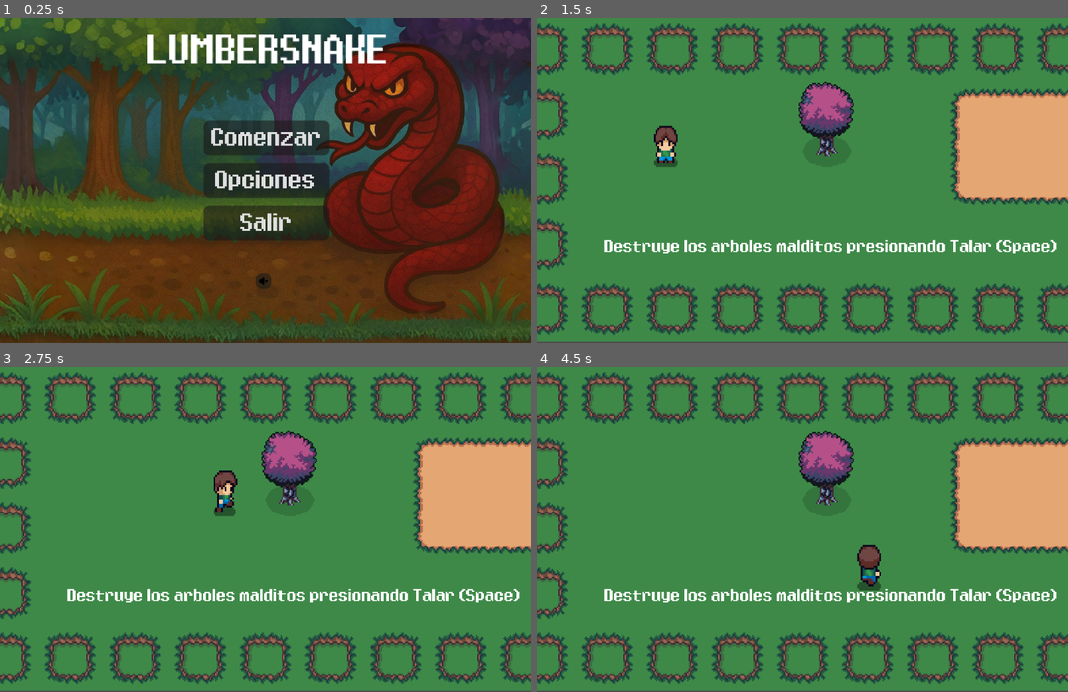
Above: before the commit, frames 1-4 (two rows, left to right).
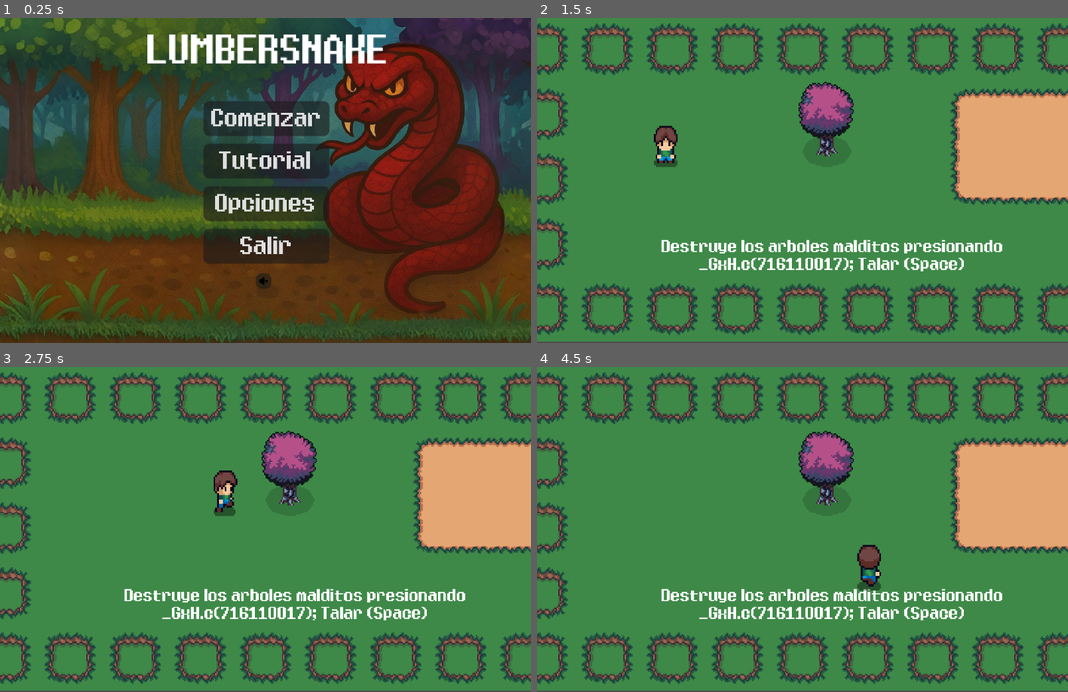
Above: after the commit, the same moments.

Repository: tomas2305/lumbersnake
Game: Godot game, scene res://menus/menu.tscn
Same seed, same stepped clock (60 frames per second), same inputs: the game is played once before the commit and once after it.
Inputs (mouse positions are in pixels of both pictures, inside the frame that each line leads up to):
- Up to frame 1 (0.25 s): no input
- Up to frame 2 (1.5 s): click (802, 161) at 0.5 s, where only the run after the commit has a clickable "Tutorial"; click (802, 138) at 1.25 s, where only the run before the commit has a clickable "Comenzar"
- Up to frame 3 (2.75 s): tap Enter at 2 s; move the mouse to (382, 513) at 2.02 s; hold Right (right) from 2.03 s (still down); hold Space (hit) from 2.03 s (still down); click (382, 513) at 2.17 s
- Up to frame 4 (4.5 s): move the mouse to (696, 545) at 2.77 s; release Right (right) at 2.78 s; release Space (hit) at 2.78 s; hold Down (down) 2.78-3.53 s; tap Space (hit) at 2.85, 4.35 s; move the mouse to (855, 458) at 3.52 s; hold Right (right) 3.53-4.28 s; hold Space (hit) 3.53-4.28 s; move the mouse to (775, 594) at 4.27 s; hold Up (up) from 4.28 s (still down); click (775, 594) at 4.42 s

The runs differ from the first frame. In frame 1, 7.1% of the frame differs, in the area x 38-62%, y 25-76%; in frame 2, 2.5%; in frame 3, 2.5%; in frame 4, 2.5%.

Commit message:
general fixes

Diff:
--- a/enemy/enemy.tscn
+++ b/enemy/enemy.tscn
@@ -44,7 +44,6 @@
 [node name="NavigationAgent2D" type="NavigationAgent2D" parent="."]
 path_postprocessing = 1
 simplify_epsilon = 10.0
-debug_enabled = true
 
 [node name="Timer" type="Timer" parent="."]
 wait_time = 0.1
--- a/game.tscn
+++ b/game.tscn
@@ -481,8 +481,8 @@
 anchor_bottom = 0.5
 offset_left = -5.0
 offset_top = -14.0
-offset_right = 242.0
-offset_bottom = 84.0
+offset_right = 241.0
+offset_bottom = 86.0
 grow_horizontal = 2
 grow_vertical = 2
 alignment = 1
--- a/menus/control.gd
+++ b/menus/control.gd
@@ -28,3 +28,8 @@
 		$StopMusic/Sprite2D.texture = load("res://assets/volume-up.png")
 	else:
 		$StopMusic/Sprite2D.texture = load("res://assets/mute.png")
+
+
+func _on_tutorial_pressed() -> void:
+	Global.first_run = false
+	get_tree().change_scene_to_file("res://tutorial.tscn")
--- a/menus/game_over.gd
+++ b/menus/game_over.gd
@@ -11,6 +11,10 @@
 		Music.reproducir_musica(loose_music)
 
 
+func _unhandled_input(event: InputEvent) -> void:
+	if event.is_action_pressed("hit"):
+		get_tree().change_scene_to_file("res://game.tscn")
+		Global.reset()
 
 # Called every frame. 'delta' is the elapsed time since the previous frame.
 func _process(delta: float) -> void:
--- a/menus/menu.tscn
+++ b/menus/menu.tscn
@@ -50,6 +50,12 @@
 theme_override_font_sizes/font_size = 10
 text = "Comenzar"
 
+[node name="Tutorial" type="Button" parent="MarginContainer/VBoxContainer"]
+layout_mode = 2
+theme_override_fonts/font = ExtResource("2_y8e4h")
+theme_override_font_sizes/font_size = 10
+text = "Tutorial"
+
 [node name="Options" type="Button" parent="MarginContainer/VBoxContainer"]
 layout_mode = 2
 theme_override_fonts/font = ExtResource("2_y8e4h")
@@ -89,6 +95,7 @@
 text = "LUMBERSNAKE"
 
 [connection signal="pressed" from="MarginContainer/VBoxContainer/Start" to="." method="_on_start_pressed"]
+[connection signal="pressed" from="MarginContainer/VBoxContainer/Tutorial" to="." method="_on_tutorial_pressed"]
 [connection signal="pressed" from="MarginContainer/VBoxContainer/Options" to="." method="_on_options_pressed"]
 [connection signal="pressed" from="MarginContainer/VBoxContainer/Quit" to="." method="_on_quit_pressed"]
 [connection signal="pressed" from="StopMusic" to="." method="_on_stop_music_pressed"]
--- a/menus/pause.gd
+++ b/menus/pause.gd
@@ -48,3 +48,9 @@
 
 func _on_settings_pressed() -> void:
 	get_tree().change_scene_to_file("res://menus/input_settings.tscn")
+
+
+func _on_menu_pressed() -> void:
+	get_tree().paused = false
+	Global.reset()
+	get_tree().change_scene_to_file("res://menus/menu.tscn")
--- a/menus/pause.tscn
+++ b/menus/pause.tscn
@@ -75,6 +75,12 @@
 theme_override_font_sizes/font_size = 10
 text = "Restart"
 
+[node name="Menu" type="Button" parent="PanelContainer/VBoxContainer"]
+layout_mode = 2
+theme_override_fonts/font = ExtResource("2_fejog")
+theme_override_font_sizes/font_size = 10
+text = "Menu Principal"
+
 [node name="Quit" type="Button" parent="PanelContainer/VBoxContainer"]
 layout_mode = 2
 theme_override_fonts/font = ExtResource("2_fejog")
@@ -106,5 +112,6 @@
 
 [connection signal="pressed" from="PanelContainer/VBoxContainer/Resume" to="." method="_on_resume_pressed"]
 [connection signal="pressed" from="PanelContainer/VBoxContainer/Reset" to="." method="_on_reset_pressed"]
+[connection signal="pressed" from="PanelContainer/VBoxContainer/Menu" to="." method="_on_menu_pressed"]
 [connection signal="pressed" from="PanelContainer/VBoxContainer/Quit" to="." method="_on_quit_pressed"]
 [connection signal="pressed" from="StopMusic" to="." method="_on_music_pressed"]
--- a/tutorial.gd
+++ b/tutorial.gd
@@ -14,7 +14,8 @@
 
 # Called when the node enters the scene tree for the first time.
 func _ready() -> void:
-	label.text = "Destruye los arboles malditos presionando Talar ("+get_hit_button()+")"
+	label.text = "Destruye los arboles malditos presionando
+	Talar ("+get_hit_button()+")"
 	arrow.hide()
 
 
--- a/tutorial.tscn
+++ b/tutorial.tscn
@@ -80,11 +80,12 @@
 [node name="Label" type="Label" parent="."]
 offset_left = 23.0
 offset_top = 133.0
-offset_right = 323.0
+offset_right = 360.0
 offset_bottom = 156.0
 theme_override_fonts/font = ExtResource("7_0cr88")
 theme_override_font_sizes/font_size = 10
 text = "Destruye los arboles malditos presionando Talar"
+horizontal_alignment = 1
 
 [node name="Arrow" type="Sprite2D" parent="."]
 position = Vector2(324, 60)
